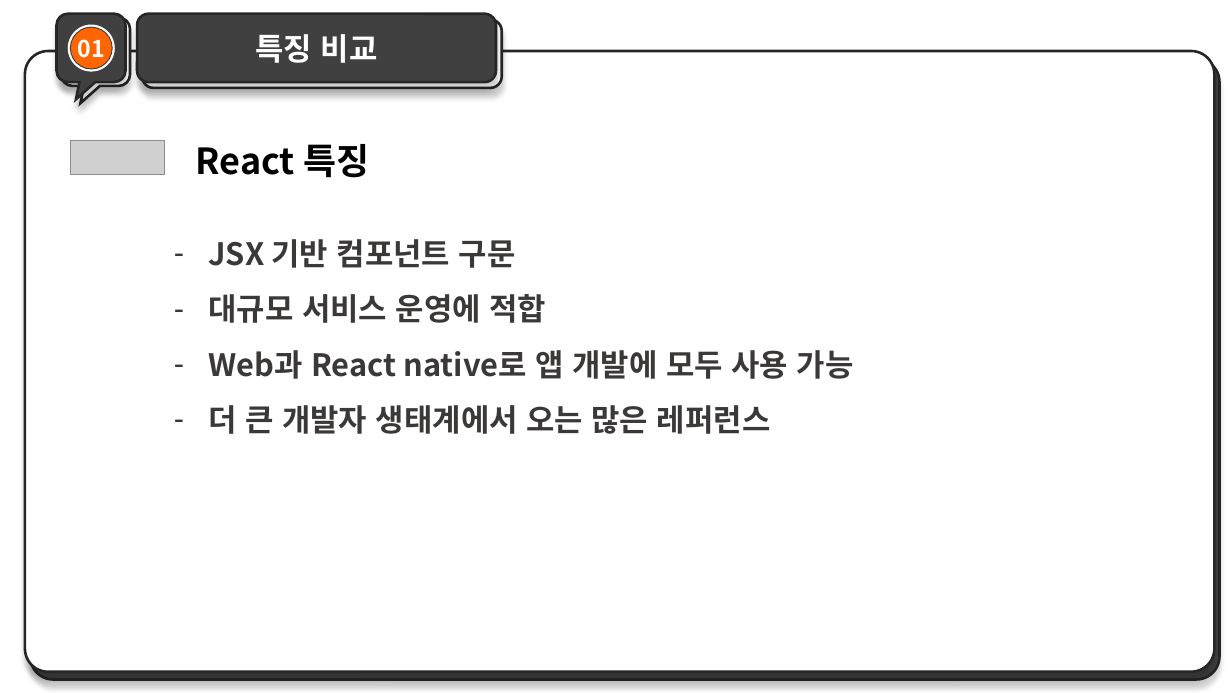
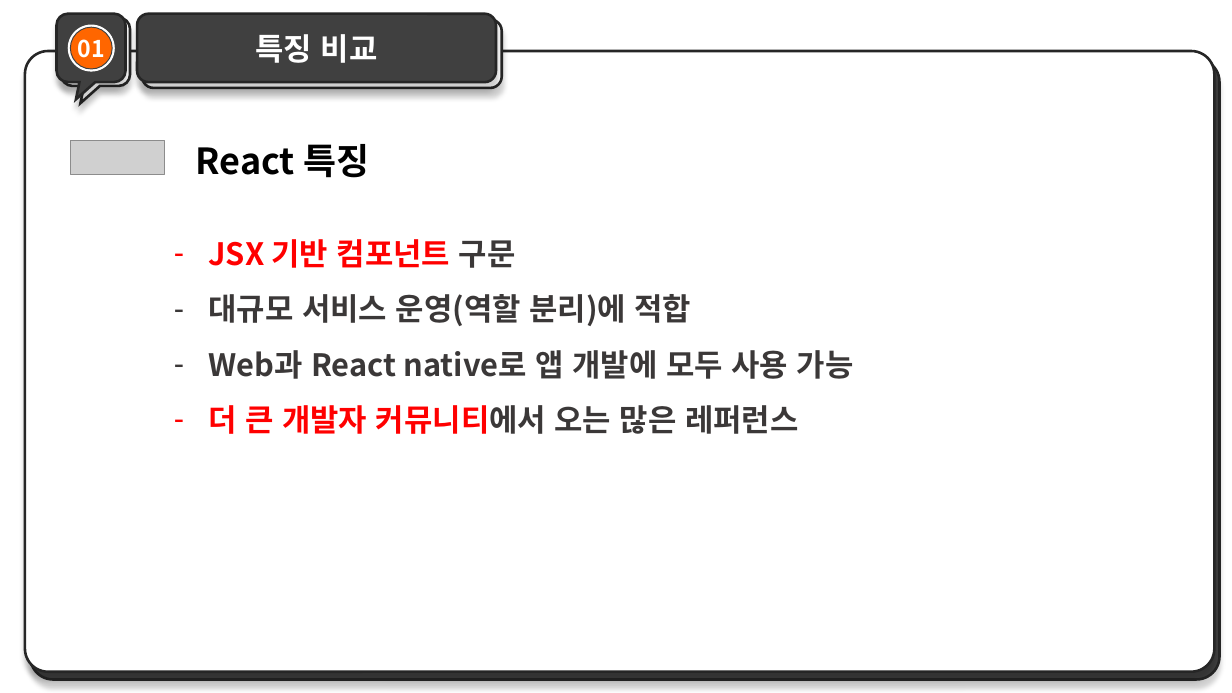
Before and after one commit to lkhoony/Internship, a slide deck: slide 2 of ppt/Vue_React.pptx. Drawn at 1232x693 pixels with LibreOffice and Linux fonts; fonts in the diff are those of the drawing; grey boxes stand for pictures. Boxes give left, top, right and bottom in pixels: in the first picture for what was removed or moved away, otherwise in the second. Text is boxed around its words. In the diff, an @@ line names an element or a change of style, - is before the commit and + after.

```diff
--- a/ppt/Vue_React.pptx
+++ b/ppt/Vue_React.pptx
@@ text at (208,239,516,268): text colour #3B3838 to #FF0000 in "JSX 기반 컴포넌트" @@
@@ text at (208,294,692,326): text changed @@
-– 대규모 서비스 운영에 적합
+– 대규모 서비스 운영(역할 분리)에 적합
@@ text at (208,405,798,434): text changed @@
-– 더 큰 개발자 생태계에서 오는 많은 레퍼런스
+– 더 큰 개발자 커뮤니티에서 오는 많은 레퍼런스
```
Also in this commit, not shown: 5 other slides changed, 3 slides added.
